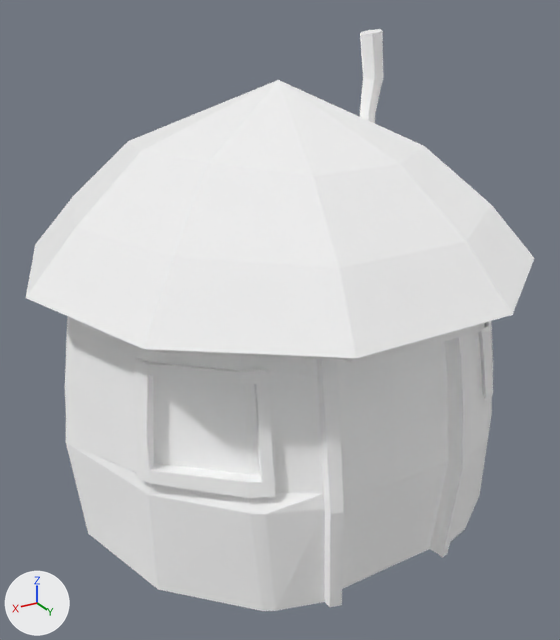
Renders of the glTF model assets/models/Sender.gltf from each side of a commit.
Before and after are seen from a 50 mm lens placed at (341.75, -26.79, 7.19), pointed at (332.71, -41.86, -0.34). Every picture has the same lights, and +X, +Y and +Z are marked at lower left. The first picture is the older version.

Objects in the first picture: 'Sender'.
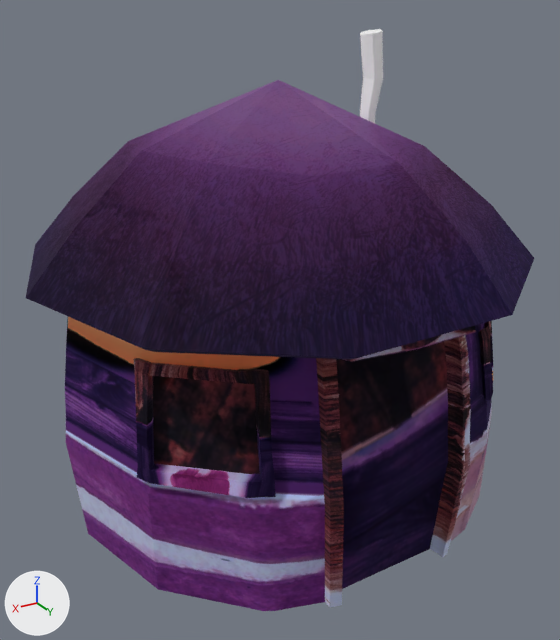
The newer file is also turned or shifted as a whole; pictures and numbers use the older file's frame.

The change, as a list of edits to the scene's bpy script:
```text
Add img_hutroof_png:
    img_hutroof_png = load_image('hutroof.png', '../textures/hutroof.png', 1024, 1024, 'sRGB')
Add img_hutmain_png:
    img_hutmain_png = load_image('hutmain.png', '../textures/hutmain.png', 1024, 1024, 'sRGB')
Change mat_hutmain:
    remove mat_hutmain.base_color = (1.0, 1.0, 1.0)  # white #ffffff
    add mat_hutmain.texture = img_hutmain_png
Change mat_hutroof:
    remove mat_hutroof.base_color = (1.0, 1.0, 1.0)  # white #ffffff
    add mat_hutroof.texture = img_hutroof_png
```

Location of each change, [x1, y1, x2, y2] in pixels of the pictures (560 x 640 px):
'Sender', surface changed (white to purple): [26, 30, 534, 611] in both
